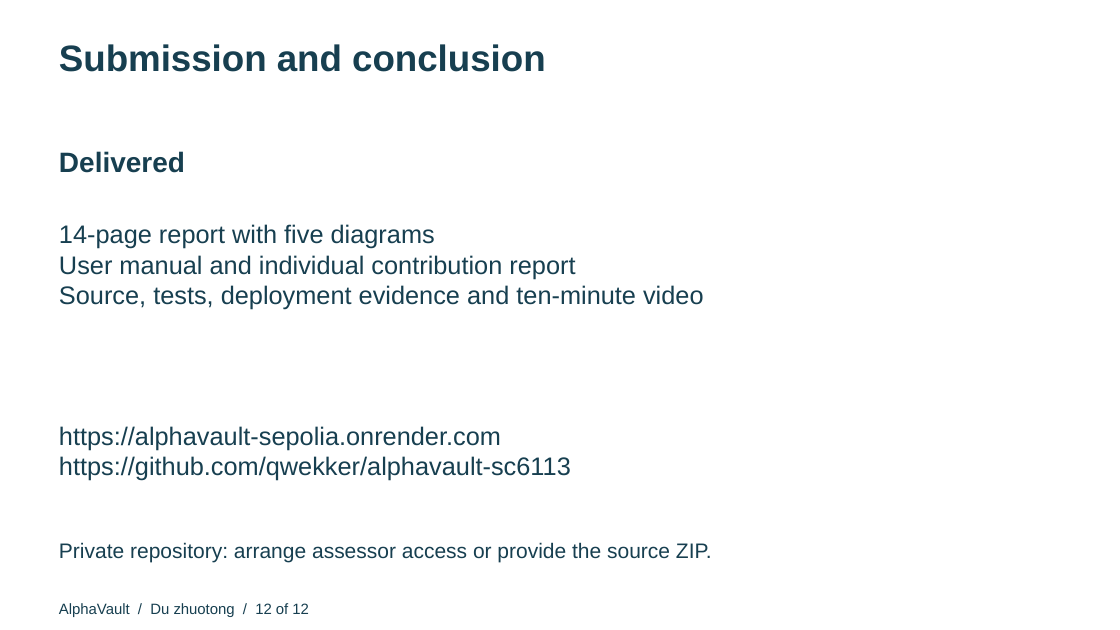
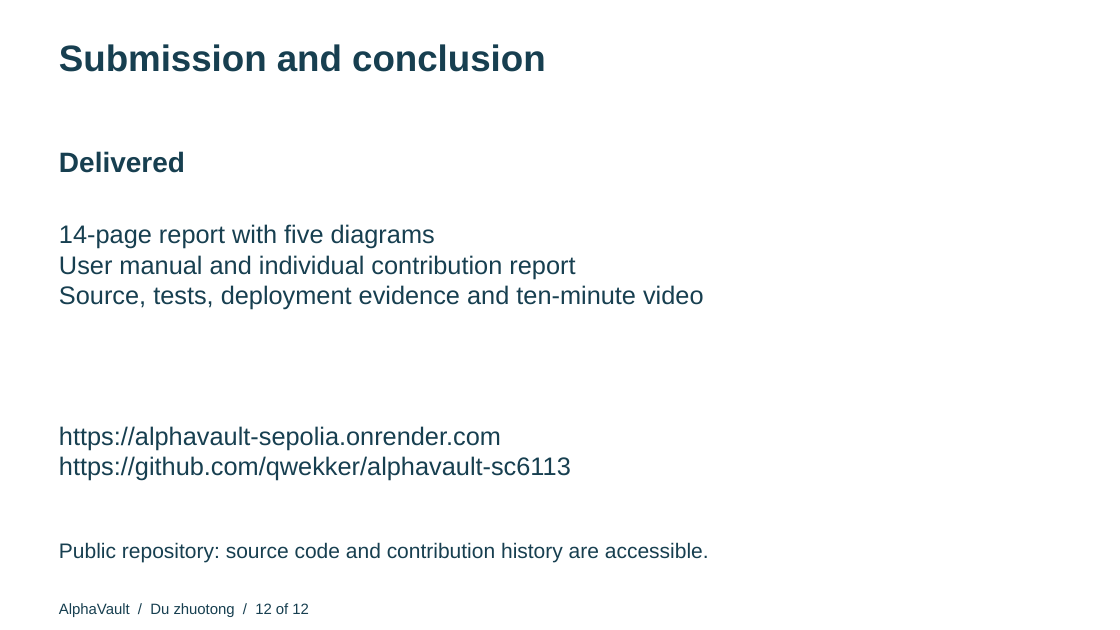
Before and after one commit to qwekker/alphavault-sc6113, a slide deck: slide 12 of submission/AlphaVault-Presentation.pptx. Drawn at 1120x630 pixels with LibreOffice and Linux fonts; fonts in the diff are those of the drawing. Boxes give left, top, right and bottom in pixels: in the first picture for what was removed or moved away, otherwise in the second. Text is boxed around its words. In the diff, an @@ line names an element or a change of style, - is before the commit and + after.

Commit message:
Align submission materials with public repository and current deployment

```diff
--- a/submission/AlphaVault-Presentation.pptx
+++ b/submission/AlphaVault-Presentation.pptx
@@ text at box(59, 542, 709, 563): text changed @@
-Private repository: arrange assessor access or provide the source ZIP.
+Public repository: source code and contribution history are accessible.
```
Also in this commit, not shown: 1 other slide changed, 20 other files.
